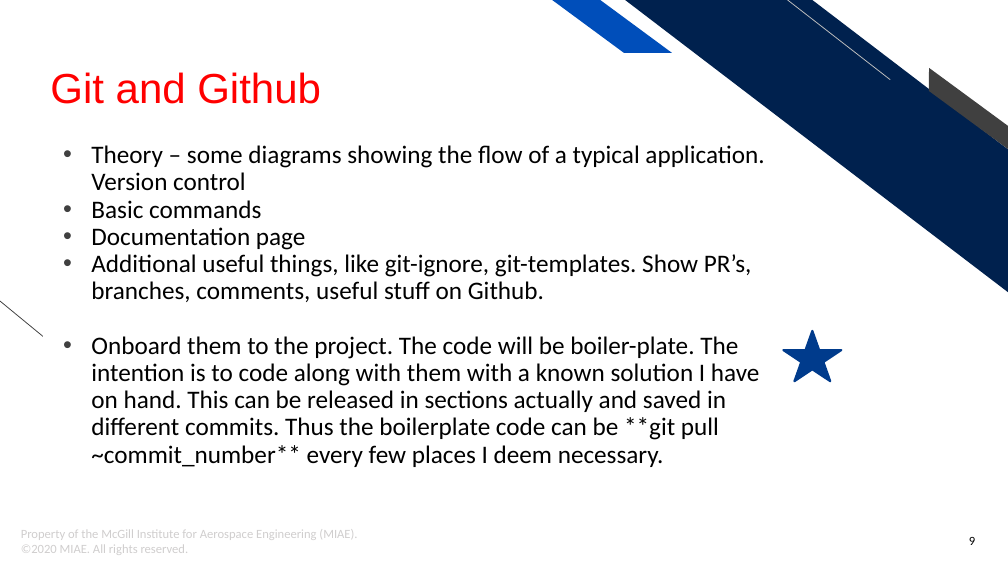
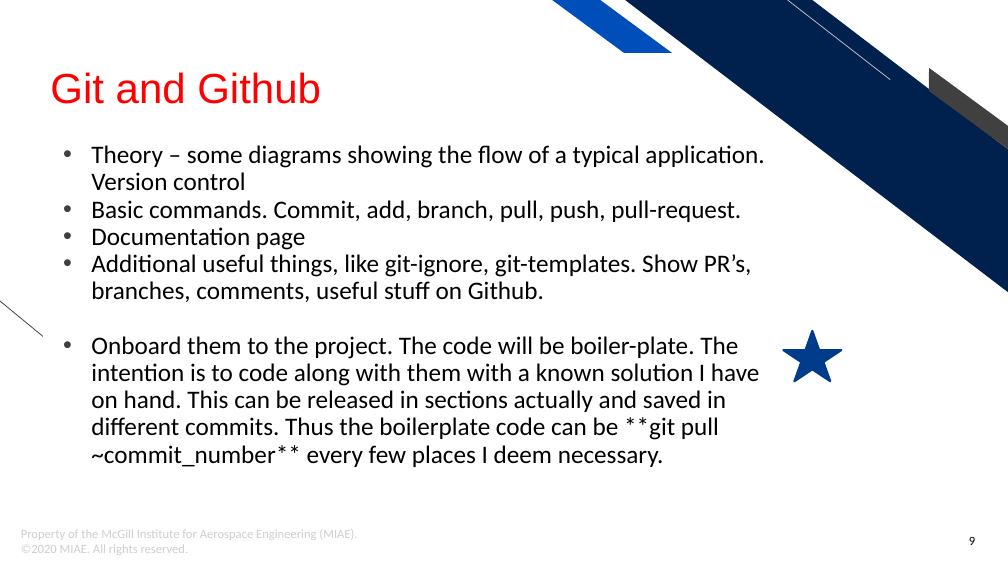
Before and after one commit to mowglu/MIAE-Python, a slide deck: slide 9 of Python Tutorial - MIAE.pptx. Drawn at 1008x567 pixels with LibreOffice and Linux fonts; fonts in the diff are those of the drawing; background and template pictures are left out. Boxes give left, top, right and bottom in pixels: in the first picture for what was removed or moved away, otherwise in the second. Text is boxed around its words. In the diff, an @@ line names an element or a change of style, - is before the commit and + after.

```diff
--- a/Python Tutorial - MIAE.pptx
+++ b/Python Tutorial - MIAE.pptx
@@ text at bbox=[91, 200, 741, 222]: text changed @@
-• Basic commands
+• Basic commands. Commit, add, branch, pull, push, pull-request.
```
Also in this commit, not shown: 3 other files.
